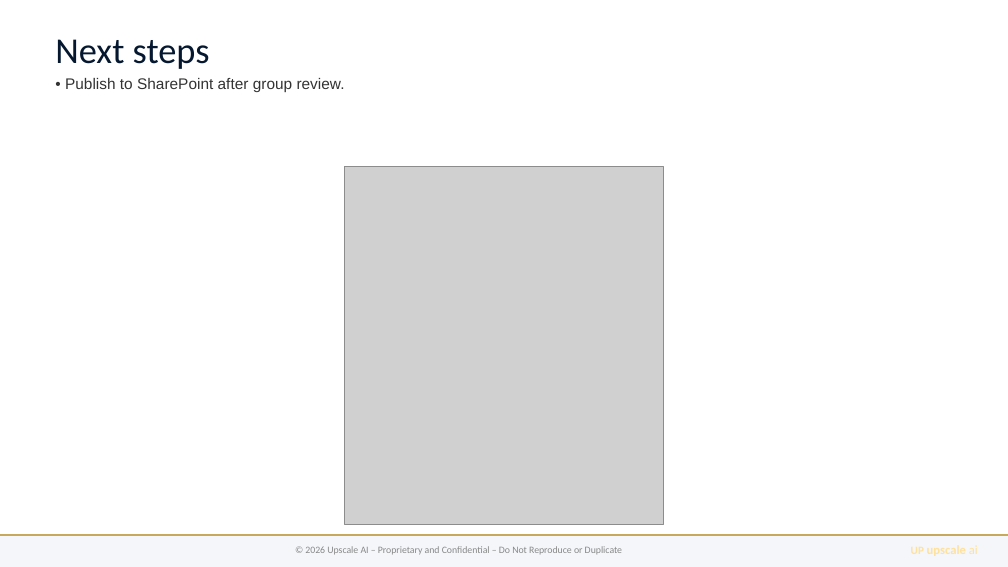
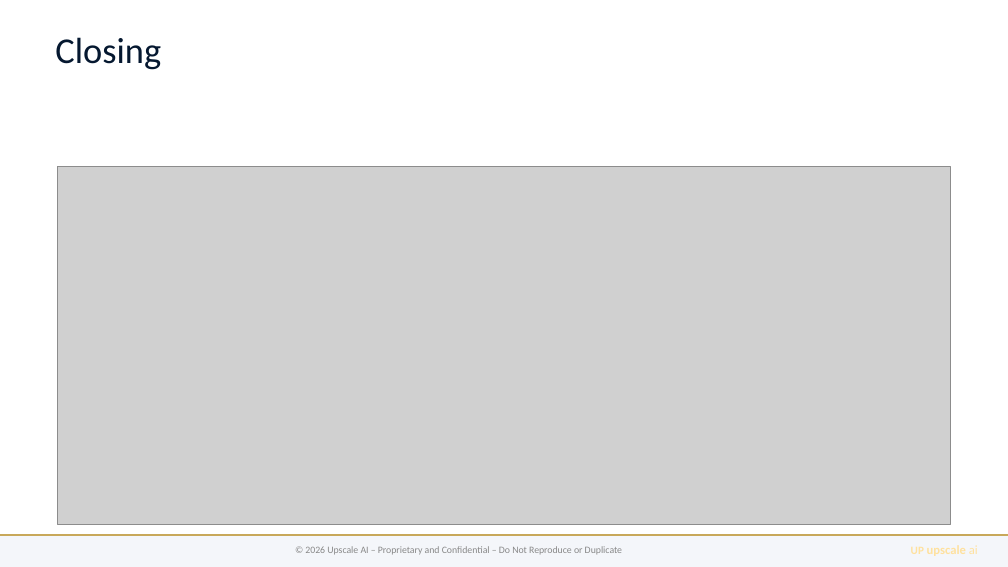
Before and after one commit to upscale-ai-network/agent-template, a slide deck: slide 8 of dt122/bugatti-qos-ccc.pptx. Drawn at 1008x567 pixels with LibreOffice and Linux fonts; fonts in the diff are those of the drawing; grey boxes stand for pictures. Boxes give left, top, right and bottom in pixels: in the first picture for what was removed or moved away, otherwise in the second. Text is boxed around its words. In the diff, an @@ line names an element or a change of style, - is before the commit and + after.

```diff
--- a/dt122/bugatti-qos-ccc.pptx
+++ b/dt122/bugatti-qos-ccc.pptx
@@ text at box(55, 37, 161, 70): text changed; size 11 to 26 pt; font Arial to Calibri; text colour #333333 to #051830 @@
-Next steps
-• Publish to SharePoint after group review.
+Closing
@@ picture: place and size @@
-picture at box(345, 166, 663, 524)
+picture at box(57, 166, 950, 524)
```
Also in this commit, not shown: 7 other slides changed, 16 other files.
